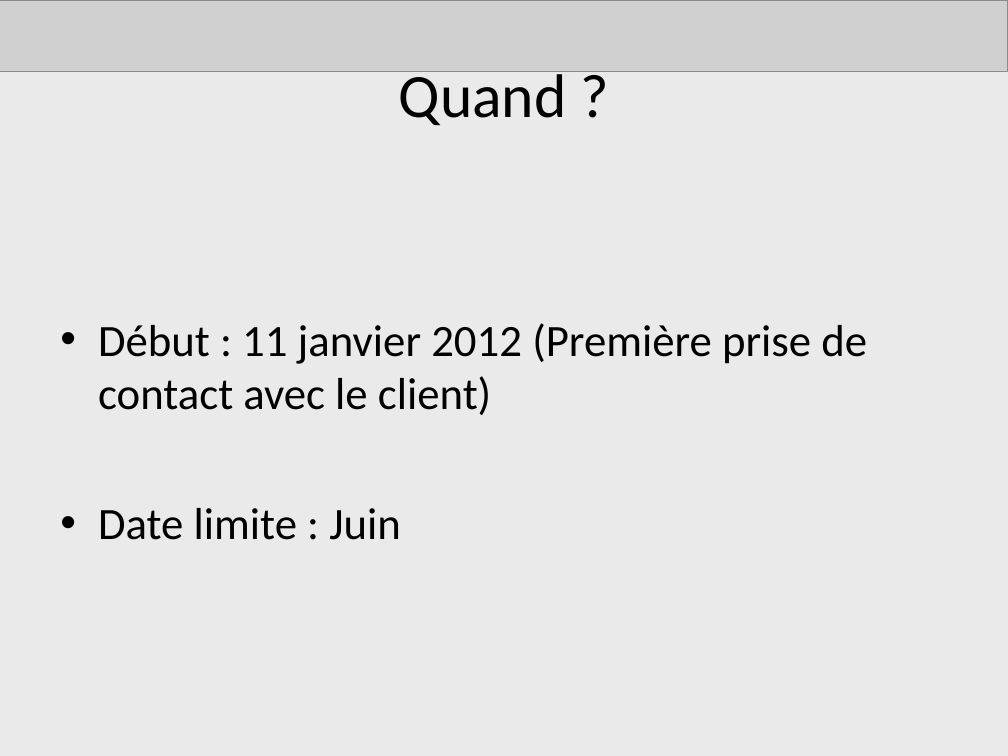
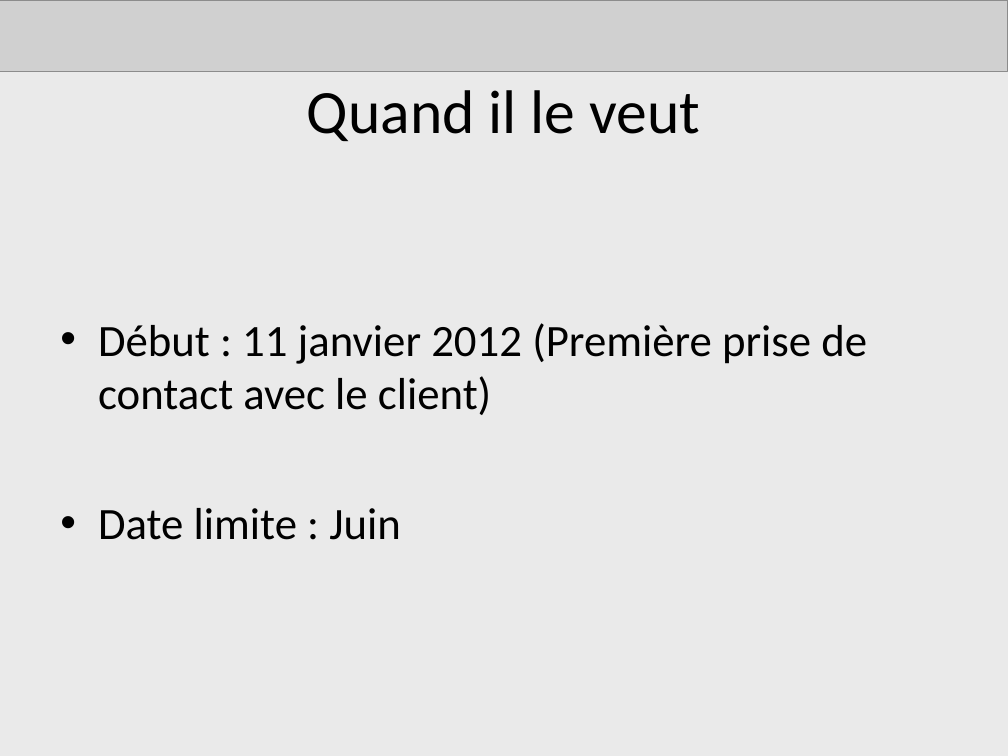
Before and after one commit to AdrienLombard/SimplePass, a slide deck: slide 6 of source/Projet Courchevel - Bilan intermédiaire.ppt. Drawn at 1008x756 pixels with LibreOffice and Linux fonts; fonts in the diff are those of the drawing; grey boxes stand for pictures. Boxes give left, top, right and bottom in pixels: in the first picture for what was removed or moved away, otherwise in the second. Text is boxed around its words. In the diff, an @@ line names an element or a change of style, - is before the commit and + after.

```diff
--- a/source/Projet Courchevel - Bilan intermédiaire.ppt
+++ b/source/Projet Courchevel - Bilan intermédiaire.ppt
@@ title at (307, 90, 701, 141): text changed @@
-Quand ?
+Quand il le veut
```
Also in this commit, not shown: 8 other slides changed.
